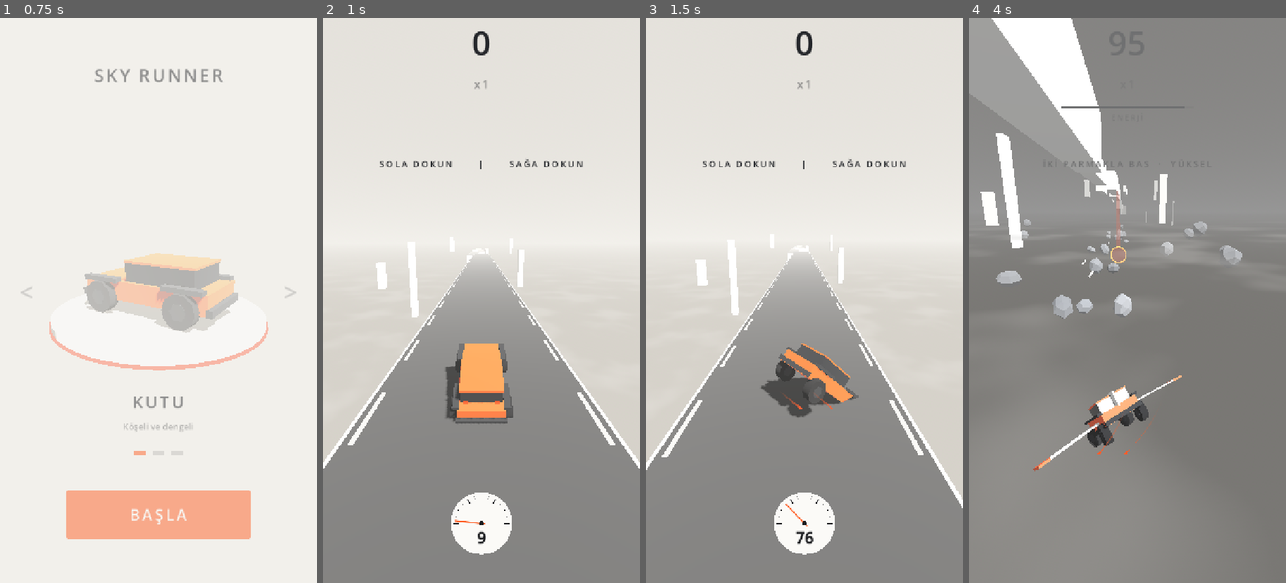
Above: before the commit, frames 1-4 (left to right).
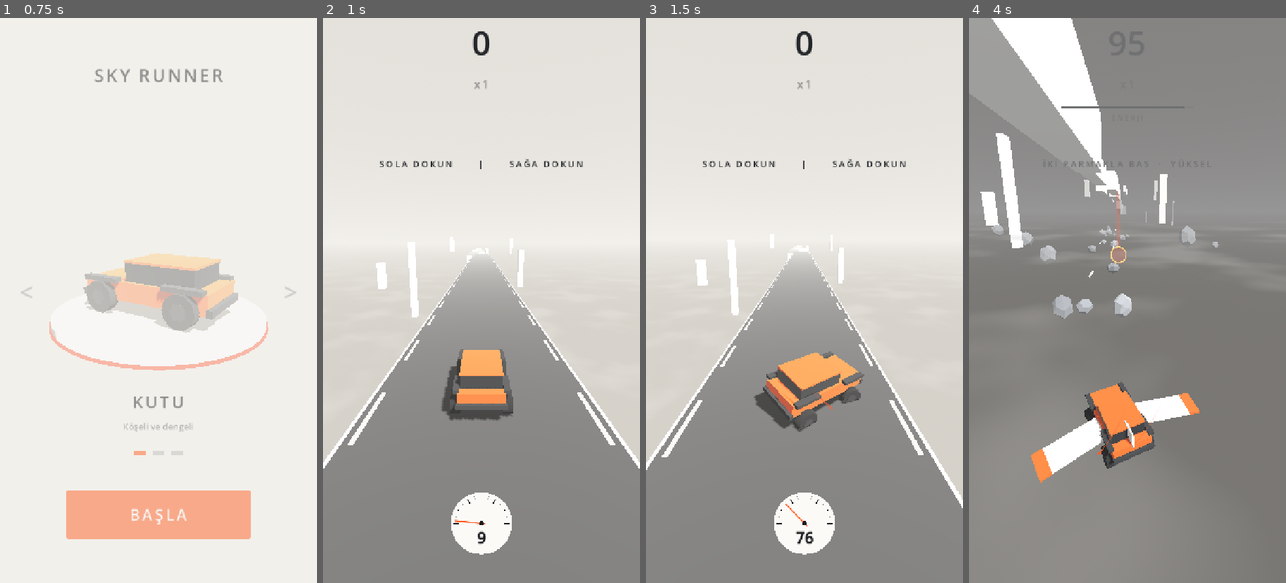
Above: after the commit, the same moments.

Repository: basarbellisan/Runny
Game: Godot game, scene res://scenes/menu.tscn
Two runs of this game, one before a commit and one after it. Both use one fixed random seed, a clock stepped at 60 frames per second and the inputs below.
Inputs (mouse positions are in pixels of both pictures, inside the frame that each line leads up to):
- Up to frame 1 (0.75 s): click "BAŞLA" at 0.5 s
- Up to frame 2 (1 s): no input
- Up to frame 3 (1.5 s): tap Enter at 1.25, 1.35 s; move the mouse to (874, 272) at 1.27 s; hold D from 1.28 s (still down); click (874, 272) at 1.42 s
- Up to frame 4 (4 s): tap Space at 1.52 s; release D at 2 s; drag from (1064, 328) to (1111, 413) at 2.02 s; move the mouse to (1159, 176) at 2.77 s; hold D 2.78-3.5 s; tap Enter at 2.85 s; drag from (1111, 413) to (1032, 215) at 3.52 s

Frame 1 is identical in both runs. In frame 2, 1.5% of the frame differs, in the area x 37-60%, y 57-72%; in frame 3, 2.5%; in frame 4, 4.6%, in the area x 7-87%, y 35-83%.

Commit message:
Car air physics, landing quality, suspension and landing FX
The body now has a real attitude: on the road it rides a pitch/roll
spring; with both wheels of one side over the edge it tips over the
edge, and the spin carries on in the air and while falling. Steering in
the air leans the car (fades when released), with only weak
self-levelling. Wings opening and portal launches level the car.

Touchdown compares attitude with the road: clean, hard (stumble: less
grip, sideways kick, boost loss) or crash when landing on the side or
roof. Big drops also stumble. Softer, longer suspension that keeps the
wheels on the ground while the body moves. Dust from the wheels, sparks
on hard landings and while scraping over an edge, camera shake.

Autopilot levels the car before landing and lands on the road below it;
portals keep a longer rock-free approach.

Co-Authored-By: Claude Opus 5.5 <noreply@anthropic.com>
Claude-Session: https://claude.ai/code/session_016S88RPn945sNcGg6oLe6PH

Diff:
--- a/scripts/autopilot.gd
+++ b/scripts/autopilot.gd
@@ -56,6 +56,12 @@
 			if s.dead_end and s.z_start < pos.z and s.z_start > pos.z - 120.0:
 				target = s
 				break
+	if target == null and current == null:
+		# Havadayken tam altımızda bir yol varsa (ör. portaldan sonra yan yol) ona in
+		for s in roads.segments:
+			if s.contains(pos, -0.8) and s.top_at(pos.z) < pos.y + 0.5:
+				target = s
+				break
 	for s in ([] if target else roads.main_segments_ahead(pos.z + 2.0)):
 		if s == current:
 			continue
@@ -73,7 +79,13 @@
 		var time_to_edge := (pos.z - current.z_end) / maxf(car.forward_speed, 1.0)
 		if use_boost and time_to_edge < 1.2 and absf(aim - pos.x) < 0.8 and absf(car.velocity.x) < 2.0:
 			return Vector2(0.0, 1.0)
-	return Vector2(_toward(aim - pos.x, 0.25), 0.0)
+	var steer := _toward(aim - pos.x, 0.25)
+	if not car.is_on_floor() and car.velocity.y < 0.0:
+		# İnerken: önce gövdeyi düzle (direksiyon yatırır), sonra az az hizalan
+		if absf(car.roll) > 0.15:
+			return Vector2(clampf(car.roll * 3.0, -1.0, 1.0), 0.0)
+		steer = clampf(steer, -0.3, 0.3)
+	return Vector2(steer, 0.0)
 
 
 func _fly_steer() -> float:
--- a/scripts/car.gd
+++ b/scripts/car.gd
@@ -11,7 +11,8 @@
 ##  LAUNCH  – portal bizi yukarı fırlattı, havada arabaya dönüyoruz
 ##  DEAD
 
-signal landed(air_time: float)
+## quality: 0 = temiz iniş, 1 = çok sert/yamuk iniş; impact: dikey çarpma hızı (m/s)
+signal landed(air_time: float, quality: float, impact: float)
 ## Yolun sonundan havaya fırladık
 signal jumped
 ## Bir yere çarpıp patladık
@@ -42,7 +43,30 @@
 ## Boşluktaki her teker için direksiyon tutuşu kaybı (0-1)
 @export var grip_loss := 0.2
 ## Süspansiyon: tekerin aşağı sarkabileceği mesafe (m)
-@export var suspension_travel := 0.3
+@export var suspension_travel := 0.42
+## Süspansiyon yayı ve sönümü (gövdenin yatma/kalkma salınımı)
+@export var suspension_stiffness := 110.0
+@export var suspension_damping := 8.0
+## Bir yanın iki tekeri boşta: araba kenarın üstünden devrilir (rad/sn²)
+@export var tip_roll_accel := 9.0
+## Ön tekerler boşta (yolun sonu): burun düşer (rad/sn²)
+@export var nose_drop_accel := 5.0
+
+@export_group("Havada")
+## Havada direksiyon arabayı o yana yatırır (en fazla bu kadar derece)
+@export var air_lean_deg := 28.0
+## Direksiyon bırakılınca yatmanın sönme süresi (sn)
+@export var air_lean_time := 0.35
+## Havada kendiliğinden düzelme (1/sn). 0: hiç yardım yok
+@export var air_self_level := 0.35
+
+@export_group("İniş")
+## Bu açıdan (derece) az sapmayla inersen temiz iniş
+@export var clean_landing_deg := 12.0
+## Bu açıdan fazla yan/ters inersen araba patlar
+@export var crash_landing_deg := 75.0
+## Bu dikey hızın üstünde (m/s) düzgün inişte bile sendeleme başlar
+@export var hard_impact := 24.0
 
 @export_group("Gaz")
 ## Tam gazda hız bu oran kadar artar
@@ -105,6 +129,18 @@
 var _nose := 0.0
 var _bounce := 0.0
 var _bounce_v := 0.0
+## Gövdenin gerçek duruşu (rad): pitch artı = burun yukarı, roll eksi = sağ yan aşağı
+var pitch := 0.0
+var roll := 0.0
+var pitch_rate := 0.0
+var roll_rate := 0.0
+## Havada direksiyonun verdiği yatma (roll'un içinde)
+var _air_lean := 0.0
+## İnişten sonra sendeleme: kalan süre ve şiddet
+var _stumble_time := 0.0
+var _stumble := 0.0
+var _yaw := 0.0
+var fx: CarFx
 var _wheel_spin := 0.0
 var _last_segment: RoadGenerator.Segment
 var air_time := 0.0
@@ -136,6 +172,8 @@
 	_set_wings(false, true)
 	trail = CarTrail.new()
 	add_child(trail)
+	fx = CarFx.new()
+	add_child(fx)
 	model = $Body/Model
 
 
@@ -220,6 +258,11 @@
 		_tip = (right_off - left_off) * 0.5
 		_nose = (int(not wheel_contact[0]) + int(not wheel_contact[1])) * 0.5
 		control *= 1.0 - grip_loss * (left_off + right_off)
+		# Sert inişten sonra araba sendeler: tutuş azalır, gövde yana savrulur
+		if _stumble_time > 0.0:
+			_stumble_time -= delta
+			control *= 1.0 - 0.8 * _stumble
+			velocity.x += randf_range(-1.0, 1.0) * 18.0 * _stumble * delta
 		if _tip != 0.0:
 			velocity.x += _tip * tip_pull * delta + randf_range(-3.0, 3.0) * absf(_tip) * delta
 		# Son üstünde olunan yol (yolun ucunu geçerken sorgu boş dönebilir; eskisi kalsın)
@@ -236,6 +279,7 @@
 		_apply_landing_assist(delta)
 
 	var forward_before := -velocity.z
+	var vy_before := velocity.y
 	move_and_slide()
 
 	# Yolun ön yüzüne çakıldık (yeterince gaz verilmedi). İleri hızın aniden
@@ -254,8 +298,8 @@
 		velocity.y = launch_velocity + forward_speed * slope
 		jumped.emit()
 	if not _was_on_floor and now_on_floor:
-		_bounce_v = -minf(1.0 + air_time * 2.5, 3.5)
-		landed.emit(air_time)
+		if not _touchdown(vy_before):
+			return
 	if now_on_floor:
 		air_time = 0.0
 		last_floor_y = global_position.y
@@ -269,10 +313,11 @@
 	velocity.y -= gravity * delta
 	velocity.x = move_toward(velocity.x, _steer * steer_speed, steer_accel * air_control * delta)
 	velocity.z = move_toward(velocity.z, -speed, 25.0 * delta)
+	var vy_before := velocity.y
 	move_and_slide()
 	_keep_out_of_walls()
 	if is_on_floor():
-		_back_on_road()
+		_back_on_road(vy_before)
 	elif _has_wings and _mode_time >= wing_delay:
 		_set_mode(Mode.FLYING)
 	elif not _has_wings and global_position.y < flight_altitude - abyss_depth:
@@ -289,10 +334,11 @@
 	var forward := speed * dive_forward_scale if diving else speed
 	velocity.z = move_toward(velocity.z, -forward, 20.0 * delta)
 	velocity.x = move_toward(velocity.x, _steer * steer_speed, flight_steer_accel * delta)
+	var vy_before := velocity.y
 	move_and_slide()
 	_keep_out_of_walls()
 	if is_on_floor():
-		_back_on_road()
+		_back_on_road(vy_before)
 
 
 func _launch(delta: float) -> void:
@@ -312,13 +358,61 @@
 		_set_mode(Mode.DRIVE)
 
 
-func _back_on_road() -> void:
+func _back_on_road(vy_before: float) -> void:
 	_tip = 0.0
 	last_floor_y = global_position.y
 	_was_on_floor = true
 	_set_mode(Mode.DRIVE)
-	landed.emit(air_time)
+	_touchdown(vy_before)
+
+
+## Tekerler yere değdi: duruşa ve çarpma hızına göre iniş kalitesi.
+## Yan ya da ters inersek patlarız (false döner).
+func _touchdown(vy_before: float) -> bool:
+	var impact := maxf(-vy_before, 0.0)
+	var n := get_floor_normal()
+	var surface := atan2(n.z, n.y)
+	var roll_err := absf(wrapf(roll, -PI, PI))
+	var pitch_err := absf(wrapf(pitch - surface, -PI, PI))
+	# Burun/kuyruk sapması yan yatmadan daha az önemli (önce bir aks değer, öbürü iner)
+	var err := rad_to_deg(maxf(roll_err, pitch_err * 0.5))
+	if err > crash_landing_deg:
+		crash("TAKLA ATTIN!" if roll_err > pitch_err else "ÇAKILDIN!")
+		return false
+	var quality := clampf((err - clean_landing_deg) / 40.0, 0.0, 1.0) \
+		+ clampf((impact - hard_impact) / 25.0, 0.0, 0.6)
+	quality = minf(quality, 1.0)
+	# Süspansiyon çöker; yamuk inişte ilk değen yan/aks sert yaylanır
+	_bounce_v = -minf(1.2 + impact * 0.13, 5.0)
+	pitch_rate *= 0.3
+	roll_rate *= 0.3
+	if quality > 0.05:
+		_stumble = quality
+		_stumble_time = 0.35 + 0.9 * quality
+		# İlk değen (alçak) yana doğru savrul
+		var side := -signf(roll) if absf(roll) > 0.05 else (1.0 if randf() < 0.5 else -1.0)
+		velocity.x += side * 5.0 * quality
+		boost_level *= 1.0 - quality
+		roll_rate += -side * 3.0 * quality
+	_landing_fx(impact, quality)
+	landed.emit(air_time, quality, impact)
 	air_time = 0.0
+	return true
+
+
+func _landing_fx(impact: float, quality: float) -> void:
+	if fx == null or model == null:
+		return
+	var strength := clampf(impact / 25.0 + quality, 0.0, 1.5)
+	if strength < 0.15:
+		return
+	var wheels: Array = [2, 3] if quality < 0.3 else [0, 1, 2, 3]
+	for i in wheels:
+		var c: Vector3 = model.wheels[i].contact
+		fx.dust(global_position + Vector3(c.x, 0.1, c.z), strength)
+	# Gövde yere vurdu: kıvılcım
+	if quality > 0.3 or impact > hard_impact + 4.0:
+		fx.sparks(global_position + Vector3(0, 0.15, 0), strength)
 
 
 func _set_mode(m: Mode) -> void:
@@ -474,29 +568,83 @@
 
 
 func _update_visual(delta: float) -> void:
+	_update_attitude(delta)
 	var forward := maxf(-velocity.z, 1.0)
-	var yaw := -atan2(velocity.x, forward) * 0.8
-	var pitch := 0.0 if is_on_floor() else atan2(velocity.y, forward) * 0.7
-	var roll := -velocity.x / steer_speed * (0.45 if mode == Mode.FLYING else 0.08)
-	if mode == Mode.FLYING:
-		pitch += sin(Time.get_ticks_msec() * 0.003) * 0.04
-	elif mode == Mode.DRIVE and is_on_floor():
-		# Yolun eğimi, boştaki tekerler tarafına yatma, yolun sonunda burun düşmesi
-		var n := get_floor_normal()
-		pitch = atan2(n.z, n.y)
-		roll -= _tip * 0.35
-		pitch -= _nose * 0.18
-	elif mode == Mode.FALLING and _tip != 0.0:
-		# Yandan düşerken yuvarlanmaya devam et
-		_tip = clampf(_tip * (1.0 + 2.5 * delta), -3.0, 3.0)
-		roll -= _tip * 0.35
-	var w := 1.0 - exp(-10.0 * delta)
-	_body.rotation = _body.rotation.lerp(Vector3(pitch, yaw, roll), w)
+	_yaw = lerpf(_yaw, -atan2(velocity.x, forward) * 0.8, 1.0 - exp(-10.0 * delta))
+	_body.rotation = Vector3(pitch, _yaw, roll)
 	# Süspansiyon yaylanması (inişte gövde çöker ve toparlanır)
-	_bounce_v += (-180.0 * _bounce - 14.0 * _bounce_v) * delta
-	_bounce = clampf(_bounce + _bounce_v * delta, -0.28, 0.12)
+	_bounce_v += (-suspension_stiffness * _bounce - suspension_damping * _bounce_v) * delta
+	_bounce = clampf(_bounce + _bounce_v * delta, -0.42, 0.18)
 	_body.position.y = _bounce
 	_update_wheels(delta)
+	_update_scrape()
+
+
+## Gövdenin duruşu. Yolda: yay-sönümleyici, yolun eğimine oturur; bir yanın
+## tekerleri boşta kalınca kenarın üstünden devrilir. Havada: dönme sürer,
+## direksiyon arabayı yatırır, düzelme zayıftır. Düşerken hiç düzelmez.
+## Kanatlar açılınca (ve portaldan çıkınca) araba kendini düzeltir.
+func _update_attitude(delta: float) -> void:
+	if mode == Mode.FLYING or mode == Mode.LAUNCH:
+		roll = wrapf(roll, -PI, PI)
+		pitch = wrapf(pitch, -PI, PI)
+		var w := 1.0 - exp(-5.0 * delta)
+		var want_roll := -velocity.x / steer_speed * 0.45 if mode == Mode.FLYING else 0.0
+		var want_pitch := sin(Time.get_ticks_msec() * 0.003) * 0.04 if mode == Mode.FLYING else 0.0
+		roll = lerp_angle(roll, want_roll, w)
+		pitch = lerp_angle(pitch, want_pitch, w)
+		roll_rate = 0.0
+		pitch_rate = 0.0
+		_air_lean = 0.0
+		return
+	if mode == Mode.DRIVE and is_on_floor():
+		_air_lean = 0.0
+		var n := get_floor_normal()
+		var surface := atan2(n.z, n.y)
+		var lean := -velocity.x / steer_speed * 0.08
+		var k := suspension_stiffness
+		var c := suspension_damping
+		# Bir yanın iki tekeri de boştaysa yay tutmaz: araba kenardan devrilir
+		var roll_acc := -_tip * tip_roll_accel
+		if absf(_tip) < 1.0:
+			roll_acc += k * (lean - roll) - c * roll_rate
+		var pitch_acc := -_nose * nose_drop_accel
+		if _nose < 1.0:
+			pitch_acc += k * (surface - pitch) - c * pitch_rate
+		roll_rate += roll_acc * delta
+		pitch_rate += pitch_acc * delta
+		# Ağırlık merkezi kenarı geçti: araba artık yolda tutunamaz, devrilip düşer
+		if absf(_tip) >= 1.0 and absf(roll) > deg_to_rad(50.0):
+			velocity.x = signf(_tip) * maxf(absf(velocity.x), 7.0)
+			roll = clampf(roll, -1.3, 1.3)
+	else:
+		# Havada: önceki dönme sürer; direksiyon yatırır, bırakınca yatma söner
+		var lean_target := -_steer * deg_to_rad(air_lean_deg)
+		var new_lean := lerpf(_air_lean, lean_target, 1.0 - exp(-delta / maxf(air_lean_time, 0.01)))
+		roll += new_lean - _air_lean
+		_air_lean = new_lean
+		if mode == Mode.DRIVE:
+			roll = lerp_angle(roll, 0.0, 1.0 - exp(-air_self_level * delta))
+			# Burun: kalkıştaki dönme hava direnciyle söner, araba gidişine hafifçe uyar
+			# (oyuncu burnu kontrol edemediği için burada daha cömertiz)
+			pitch_rate *= exp(-1.5 * delta)
+			var path := atan2(velocity.y, maxf(-velocity.z, 1.0)) * 0.35
+			pitch = lerp_angle(pitch, path, 1.0 - exp(-0.8 * delta))
+	roll_rate = clampf(roll_rate, -9.0, 9.0)
+	pitch_rate = clampf(pitch_rate, -9.0, 9.0)
+	roll += roll_rate * delta
+	pitch += pitch_rate * delta
+
+
+## Bir yan boşluktayken gövde yolun kenarına sürtünür: kıvılcım
+func _update_scrape() -> void:
+	if fx == null:
+		return
+	var on := mode == Mode.DRIVE and is_on_floor() and absf(_tip) >= 0.5 and absf(roll) > 0.15
+	if on:
+		fx.scrape(true, global_position + Vector3(-signf(roll) * 0.6, 0.1, 0.0))
+	else:
+		fx.scrape(false)
 
 
 ## Teker görseli: dönme, ön tekerde direksiyon, süspansiyonla iniş/kalkış
@@ -504,14 +652,23 @@
 	if model == null:
 		return
 	var grounded := mode == Mode.DRIVE and is_on_floor()
+	var surface := 0.0
+	if grounded:
+		var n := get_floor_normal()
+		surface = atan2(n.z, n.y)
 	for i in model.wheels.size():
 		var wh: Dictionary = model.wheels[i]
 		var r: float = wh.radius
 		var target := r - suspension_travel
 		if grounded and wheel_contact[i]:
-			target = r + clampf(_wheel_ground[i], -suspension_travel, 0.1)
+			# Gövde yatınca/burun kalkınca teker yerde kalır: yay uzar ya da kısalır
+			var c: Vector3 = wh.contact
+			var lift := c.x * sin(roll) - c.z * sin(pitch - surface)
+			target = r + clampf(_wheel_ground[i] - lift - _bounce, -suspension_travel, 0.15)
+		else:
+			target -= _bounce
 		var mount: Node3D = wh.mount
-		mount.position.y = lerpf(mount.position.y, target - _bounce, 1.0 - exp(-25.0 * delta))
+		mount.position.y = lerpf(mount.position.y, target, 1.0 - exp(-25.0 * delta))
 		if wh.front:
 			(wh.steer as Node3D).rotation.y = lerpf((wh.steer as Node3D).rotation.y, -_steer * 0.35, 1.0 - exp(-12.0 * delta))
 	if grounded:
--- /dev/null
+++ b/scripts/car_fx.gd
@@ -0,0 +1,107 @@
+class_name CarFx
+extends Node3D
+## Arabanın efektleri: inişte tekerlerden toz, sert inişte ve yolun
+## kenarına sürtünürken alt gövdeden kıvılcım. Parçacıklar dünyada kalır
+## (araba hızla uzaklaşırken arkada iz bırakır).
+
+var _dust: Array[CPUParticles3D] = []
+var _dust_next := 0
+var _sparks: CPUParticles3D
+var _scrape: CPUParticles3D
+
+
+func _ready() -> void:
+	top_level = true
+	for i in 6:
+		_dust.append(_make_dust())
+	_sparks = _make_sparks(40, true)
+	_scrape = _make_sparks(14, false)
+
+
+## Bir noktadan toz bulutu (amount 0..1)
+func dust(pos: Vector3, amount := 1.0) -> void:
+	var p := _dust[_dust_next]
+	_dust_next = (_dust_next + 1) % _dust.size()
+	p.global_position = pos
+	p.initial_velocity_max = 2.0 + 4.0 * amount
+	p.restart()
+
+
+## Sert iniş: alt gövdeden geriye ve yanlara saçılan kıvılcımlar
+func sparks(pos: Vector3, amount := 1.0) -> void:
+	_sparks.global_position = pos
+	_sparks.restart()
+
+
+## Gövde yolun kenarına sürtünüyor: sürekli kıvılcım (pos null ise durur)
+func scrape(on: bool, pos := Vector3.ZERO) -> void:
+	if on:
+		_scrape.global_position = pos
+	_scrape.emitting = on
+
+
+func _make_dust() -> CPUParticles3D:
+	var p := CPUParticles3D.new()
+	p.one_shot = true
+	p.emitting = false
+	p.amount = 14
+	p.lifetime = 0.7
+	p.explosiveness = 0.95
+	p.local_coords = false
+	p.direction = Vector3(0, 1, 0.6)
+	p.spread = 70.0
+	p.initial_velocity_min = 1.0
+	p.initial_velocity_max = 5.0
+	p.gravity = Vector3(0, -2.0, 0)
+	p.damping_min = 3.0
+	p.damping_max = 5.0
+	p.emission_shape = CPUParticles3D.EMISSION_SHAPE_SPHERE
+	p.emission_sphere_radius = 0.4
+	p.scale_amount_min = 0.25
+	p.scale_amount_max = 0.6
+	var curve := Curve.new()
+	curve.add_point(Vector2(0, 0.6))
+	curve.add_point(Vector2(0.3, 1.0))
+	curve.add_point(Vector2(1, 0.0))
+	p.scale_amount_curve = curve
+	var mesh := BoxMesh.new()
+	mesh.size = Vector3.ONE * 0.5
+	var mat := StandardMaterial3D.new()
+	mat.albedo_color = Color("d9d5cd")
+	mat.roughness = 1.0
+	mesh.material = mat
+	p.mesh = mesh
+	add_child(p)
+	return p
+
+
+func _make_sparks(count: int, burst: bool) -> CPUParticles3D:
+	var p := CPUParticles3D.new()
+	p.one_shot = burst
+	p.emitting = false
+	p.amount = count
+	p.lifetime = 0.45 if burst else 0.3
+	p.explosiveness = 0.9 if burst else 0.0
+	p.local_coords = false
+	p.direction = Vector3(0, 0.5, 1)
+	p.spread = 60.0 if burst else 35.0
+	p.initial_velocity_min = 6.0
+	p.initial_velocity_max = 14.0
+	p.gravity = Vector3(0, -22.0, 0)
+	p.emission_shape = CPUParticles3D.EMISSION_SHAPE_BOX
+	p.emission_box_extents = Vector3(0.7, 0.05, 1.2) if burst else Vector3(0.1, 0.05, 0.8)
+	var curve := Curve.new()
+	curve.add_point(Vector2(0, 1))
+	curve.add_point(Vector2(1, 0))
+	p.scale_amount_curve = curve
+	var mesh := BoxMesh.new()
+	mesh.size = Vector3(0.05, 0.4, 0.05)
+	var mat := StandardMaterial3D.new()
+	mat.shading_mode = BaseMaterial3D.SHADING_MODE_UNSHADED
+	mat.albedo_color = Color("ffb36b")
+	mesh.material = mat
+	p.mesh = mesh
+	# Kıvılcımlar hareket yönüne bakar (çizgi gibi)
+	p.particle_flag_align_y = true
+	add_child(p)
+	return p
--- a/scripts/game.gd
+++ b/scripts/game.gd
@@ -63,7 +63,7 @@
 var _landings_total := 0
 var _hint_shown := false
 var _start_z := 0.0
-var _stats := {"falls": 0, "returns": 0, "crystals": 0}
+var _stats := {"falls": 0, "returns": 0, "crystals": 0, "clean": 0, "hard": 0}
 var _args := {}
 
 
@@ -174,7 +174,11 @@
 			Audio.play("portal")
 
 
-func _on_landed(air_time: float) -> void:
+func _on_landed(air_time: float, quality: float, impact: float) -> void:
+	# Kamera: çarpma hızı ve yamukluk kadar sarsılır
+	var shake := clampf(impact / 40.0, 0.0, 0.35) + quality * 0.5
+	if shake > 0.08:
+		$Camera.shake(shake)
 	if lower.active:
 		# Alt katmandan yola döndük
 		lower.deactivate()
@@ -189,7 +193,12 @@
 	if air_time < 0.3:
 		return
 	_landings_total += 1
-	Audio.touchdown(clampf(air_time / 0.8, 0.6, 1.3))
+	Audio.touchdown(clampf(air_time / 0.8, 0.6, 1.3) + quality * 0.3)
+	if quality > 0.05:
+		_stats.hard += 1
+		hud.popup("SERT İNİŞ" if quality < 0.5 else "SENDELEDİN")
+		return
+	_stats.clean += 1
 	var seg := roads.segment_under(car.global_position)
 	if seg == null:
 		return
@@ -303,9 +312,9 @@
 
 
 func _stats_text() -> String:
-	return "distance=%.0f score=%d speed=%.1f falls=%d returns=%d crystals=%d" % [
+	return "distance=%.0f score=%d speed=%.1f falls=%d returns=%d crystals=%d landings=%d/%d" % [
 		_start_z - car.position.z, int(score), car.speed,
-		_stats.falls, _stats.returns, _stats.crystals]
+		_stats.falls, _stats.returns, _stats.crystals, _stats.clean, _stats.clean + _stats.hard]
 
 
 func _exit_tree() -> void:
--- a/scripts/lower_layer.gd
+++ b/scripts/lower_layer.gd
@@ -118,7 +118,8 @@
 		return
 	var z := car.global_position.z
 	while _next_row_z > z - fill_distance:
-		if _next_portal and _next_row_z <= _next_portal.z + 35.0:
+		# Portalın önünde kayasız bir yaklaşma payı: hizalanmaya vakit kalsın
+		if _next_portal and _next_row_z <= _next_portal.z + 55.0:
 			_spawn_portal(_next_portal)
 			_next_row_z = _next_portal.z - 25.0
 			var interval := car.speed * _rng.randf_range(portal_interval.x, portal_interval.y)
--- a/scripts/tuning.gd
+++ b/scripts/tuning.gd
@@ -21,6 +21,17 @@
 	["GAZ", "car", "boost_fall_time", "Sönme süresi (sn)", 0.1, 3, 0.05],
 	["GAZ", "car", "boost_bonus", "Hız artışı (oran)", 0.2, 1.5, 0.05],
 	["GAZ", "car", "boost_max_extra", "En fazla ek hız", 5, 40, 1],
+	["HAVA & İNİŞ", "car", "air_lean_deg", "Havada direksiyonla yatma (°)", 0, 60, 1],
+	["HAVA & İNİŞ", "car", "air_lean_time", "Yatmanın sönme süresi (sn)", 0.05, 1.5, 0.05],
+	["HAVA & İNİŞ", "car", "air_self_level", "Havada kendiliğinden düzelme", 0, 3, 0.05],
+	["HAVA & İNİŞ", "car", "clean_landing_deg", "Temiz iniş toleransı (°)", 2, 40, 1],
+	["HAVA & İNİŞ", "car", "crash_landing_deg", "Patlatan iniş açısı (°)", 30, 180, 5],
+	["HAVA & İNİŞ", "car", "hard_impact", "Sert iniş hızı (m/s)", 5, 50, 1],
+	["HAVA & İNİŞ", "car", "tip_roll_accel", "Kenardan devrilme", 0, 30, 0.5],
+	["HAVA & İNİŞ", "car", "nose_drop_accel", "Yol sonunda burun düşmesi", 0, 20, 0.5],
+	["HAVA & İNİŞ", "car", "suspension_stiffness", "Süspansiyon sertliği", 30, 300, 5],
+	["HAVA & İNİŞ", "car", "suspension_damping", "Süspansiyon sönümü", 1, 30, 0.5],
+	["HAVA & İNİŞ", "car", "suspension_travel", "Teker sarkması (m)", 0.1, 0.8, 0.02],
 	["ATLAMA", "car", "launch_velocity", "Kalkış zıplaması", 2, 16, 0.5],
 	["ATLAMA", "car", "gravity", "Yerçekimi", 10, 60, 1],
 	["ATLAMA", "roads", "gap_difficulty:x", "Boşluk: en kolay (0-1)", 0, 1, 0.05],
Not shown, added: scripts/car_fx.gd.uid
